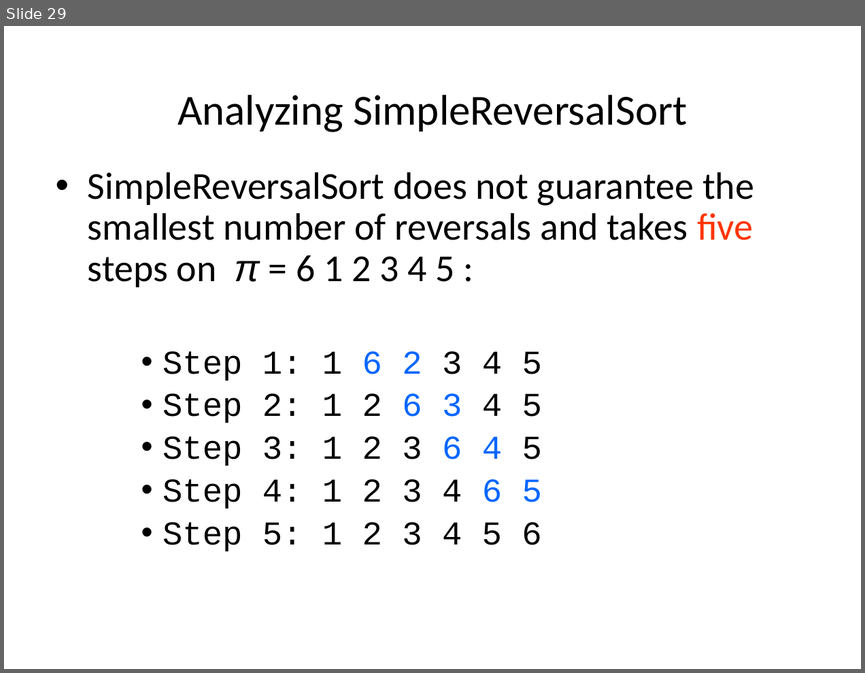
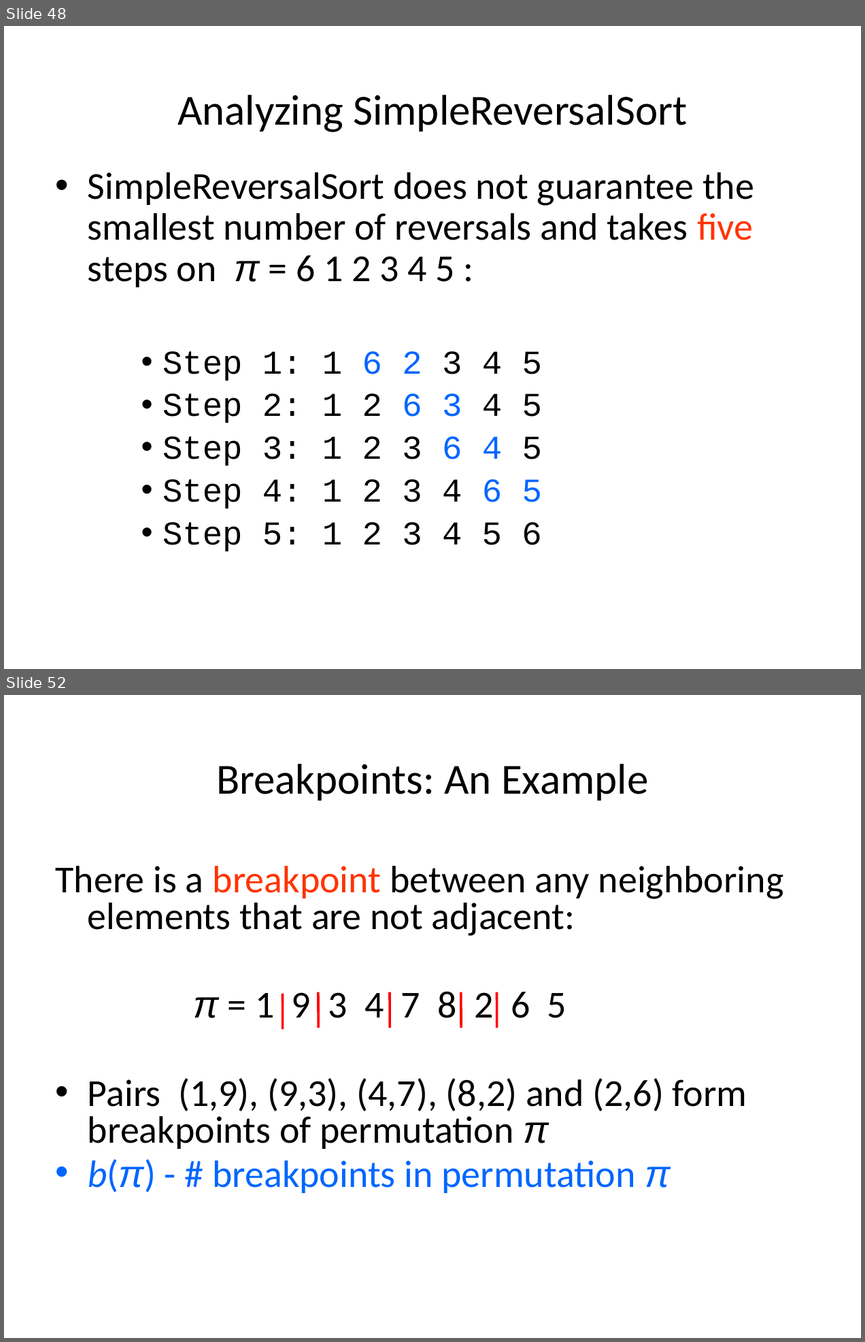
Before and after one commit to haochenhc/haochenhc.github.io, a slide deck: cs502/slides/03_genome_rearrangement.pptx. Shown one above the other, each under a label of ours: slide 29 before the commit, slides 48 and 52 after it; the slides between them are not shown. The pictures are 865x673 and 865x1342 pixels, drawn with LibreOffice and Linux fonts; fonts in the diff are those of the drawing. Boxes give left, top, right and bottom in pixels: in the first picture for what was removed or moved away, otherwise in the second. Text is boxed around its words. In the diff, an @@ line names an element or a change of style, - is before the commit and + after.

```diff
--- a/cs502/slides/03_genome_rearrangement.pptx
+++ b/cs502/slides/03_genome_rearrangement.pptx
@@ slide 52 added at <box>4,695,861,1338</box>, background #FFFFFF @@
@@ title added at <box>216,764,648,800</box>, 36 pt, text #000000 @@
+Breakpoints: An Example
@@ text added at <box>56,866,784,1193</box>, 32 pt, text #000000 @@
+There is a breakpoint between any neighboring elements that are not adjacent:
+π = 1 9 3 4 7 8 2 6 5
+• Pairs (1,9), (9,3), (4,7), (8,2) and (2,6) form breakpoints of permutation π
+• b(π) - # breakpoints in permutation π
@@ line added from (283, 993) to (283, 1029), #FF0000 2 pt @@
@@ line added from (318, 992) to (318, 1028), #FF0000 2 pt @@
@@ line added from (390, 992) to (390, 1028), #FF0000 2 pt @@
@@ line added from (461, 992) to (461, 1028), #FF0000 2 pt @@
@@ line added from (496, 992) to (496, 1028), #FF0000 2 pt @@
@@ what was slide 29 is now slide 48 @@
```
Also in this commit, not shown: 4 slides changed, 73 other slides added, 1 other file.
